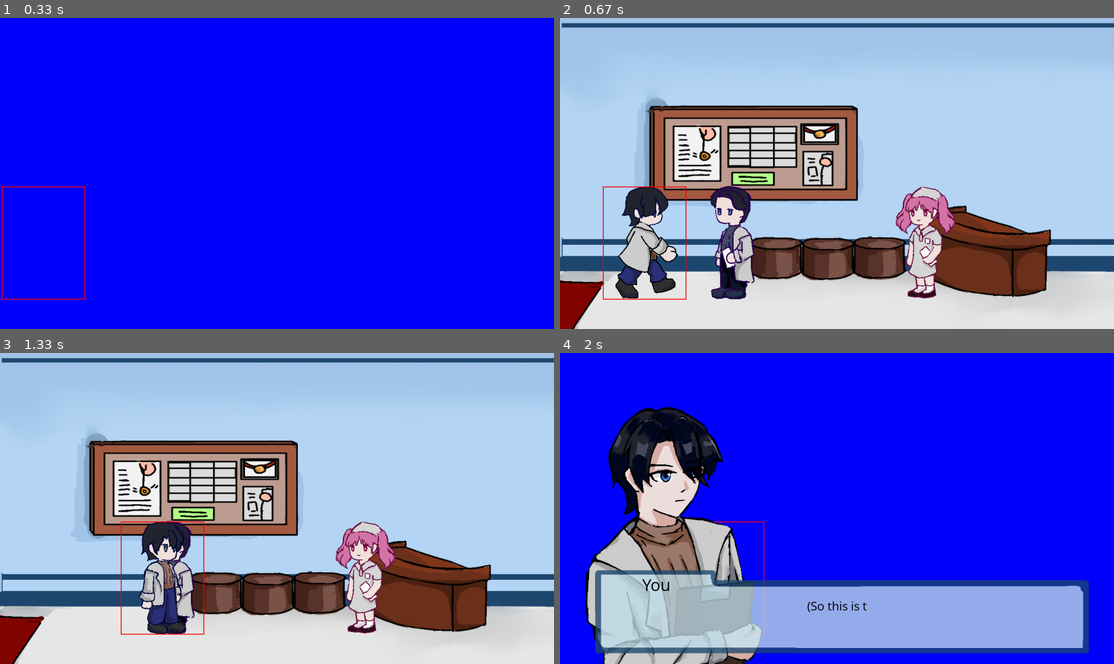
Above: before the commit, frames 1-4 (two rows, left to right).
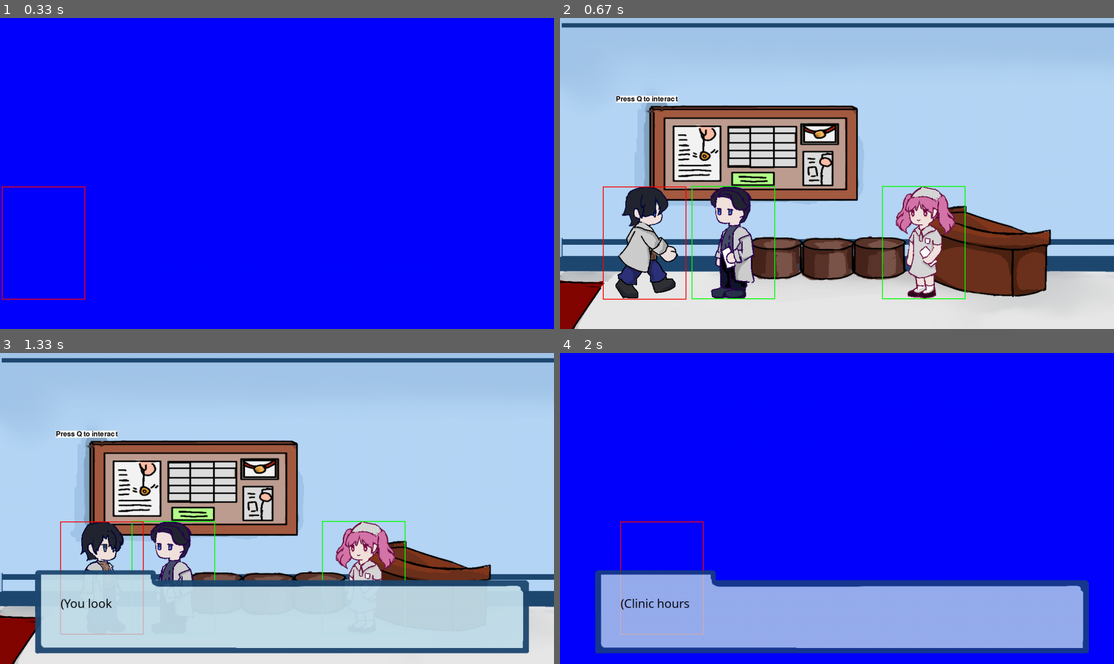
Above: after the commit, the same moments.

Repository: JoyYU271/2510-CSP1123-3-09
Game: pygame game, started from Intro1.py
The game is run twice, just before and just after one commit, with the same random seed, the same clock (stepped at 60 frames per second) and the same inputs.
Inputs:
- Up to frame 1 (0.33 s): no input
- Up to frame 2 (0.67 s): hold L from 0.33 s (still down); hold D from 0.33 s (still down)
- Up to frame 3 (1.33 s): release L at 0.8 s; release D at 0.8 s; hold Q 0.83-1.3 s; hold D 0.83-1.3 s
- Up to frame 4 (2 s): tap Space at 1.33 s; tap T at 1.67 s

Frame 1 is identical in both runs. In frame 2, 0.9% of the frame differs, in the area x 10-74%, y 24-91%; in frame 3, 21%, in the area x 6-96%, y 24-97%; in frame 4, 18%.

Commit message:
Object interaction works

Diff:
--- a/Intro1.py
+++ b/Intro1.py
@@ -609,7 +609,7 @@
 player.camera_group = camera_group
 
 #patient1 = NPC(1000,500,"Zheng")
-#patient2 = NPC(400,500,"Emma")
+#patient2 = NPC(400,500,"Emma")l
 
 #current_dialogue = None
 
@@ -640,23 +640,23 @@
 
         self.unlocked = unlocked
 
-        print(f"Initializing object: {name} at {position} with image: {image_path}")
-
-    def draw(self, surface, offset):
-        if self.image:
-            offset_rect = self.rect.move(-offset[0], -offset[1])
-            surface.blit(self.image, offset_rect)
-            pygame.draw.rect(surface, (0, 255, 0), offset_rect, 2)
-
-            padded_rect = player.rect.inflate(10,10)
-            near_obj = check_object_interaction(padded_rect, interactable_objects)
-            if near_obj:
-                font = pygame.font.Font(None, 24)
-                text = font.render("Press Q to interact", True, (0, 0, 0), (255, 255, 255))
-                for obj in near_obj:
-                    screen_pos = obj.rect.move(-offset[0], -offset[1])
-                    surface.blit(text, (screen_pos.centerx - text.get_width() // 2, screen_pos.top - 20))
-        print(f"Drawing {self.name} at {self.rect.topleft} with offset {offset}. Image exists: {self.image is not None}")
+    #     print(f"Initializing object: {name} at {position} with image: {image_path}")
+
+    # def draw(self, surface, offset):
+    #     if self.image:
+    #         offset_rect = self.rect.move(-offset[0], -offset[1])
+    #         surface.blit(self.image, offset_rect)
+    #         pygame.draw.rect(surface, (0, 255, 0), offset_rect, 2)
+
+    #         padded_rect = player.rect.inflate(10,10)
+    #         near_obj = check_object_interaction(padded_rect, interactable_objects)
+    #         if near_obj:
+    #             font = pygame.font.Font(None, 24)
+    #             text = font.render("Press Q to interact", True, (0, 0, 0), (255, 255, 255))
+    #             for obj in near_obj:
+    #                 screen_pos = obj.rect.move(-offset[0], -offset[1])
+    #                 surface.blit(text, (screen_pos.centerx - text.get_width() // 2, screen_pos.top - 20))
+    #     print(f"Drawing {self.name} at {self.rect.topleft} with offset {offset}. Image exists: {self.image is not None}")
 
     def interaction(self):
         if self.dialogue_id:
@@ -671,21 +671,6 @@
             print(f"You see {self.name}.")
 
 interactable_objects = []
-
-#for obj_id, obj_info in object_data.items():
-#     name=obj_info["name"]
-#     pos = obj_info["position"]
-#     image = obj_info.get("image")
-#     image_path_str=image_path.get(image, None)
-#     dialogue_id=obj_info["dialogue_id"]
-#     start_node=obj_info["start_node"]
-#     active=obj_info.get("active", True)
-#     text = obj_info.get("text")
-#     next_room = obj_info.get("next_room")
-#     unlocked=obj_info.get("unlocked", True)
-
-#     obj = InteractableObject(name, pos, dialogue_id, start_node, image_path=image_path_str, active=active, text=text, next_room=next_room, unlocked=unlocked)
-#     interactable_objects.append(obj)
 
 def check_object_interaction(player_rect, interactable_objects):
     return [obj for obj in interactable_objects if obj.active and player_rect.colliderect(obj.rect)]
@@ -819,9 +804,8 @@
 
 class Game:
     def __init__(self):
-        pygame.init()
         self.clock = pygame.time.Clock()
-        self.screen = pygame.display.set_mode((screen_width, screen_height))
+        self.screen = screen
         self.player = player
         self.npc_manager = NPCManager()
         self.current_dialogue = None
@@ -833,7 +817,7 @@
         self.gameStateManager = GameStateManager('start')
         self.intro = SimpleChapterIntro(self.screen, self.gameStateManager)
         self.start = Start(self.screen, self.gameStateManager, self.intro)
-        self.level = Rooms(self.screen, self.gameStateManager, self.player, self.npc_manager, self.screen, self)
+        self.level = Rooms(self.screen, self.gameStateManager, self.player, self.npc_manager, self)
 
         self.intro.completed_callback = lambda: self.gameStateManager.set_state('level')
 
@@ -885,9 +869,12 @@
                     sys.exit()
 
                 if event.type == pygame.VIDEORESIZE:
+                    global screen_width, screen_height  # Update global constants?
                     screen_width, screen_height = event.w, event.h
+                    self.screen = pygame.display.set_mode((screen_width, screen_height), pygame.RESIZABLE)  #Re-set screen
+
                     # Optional: tell the camera group about the new size
-                    camera_group.display_surface = screen
+                    camera_group.display_surface = self.screen
                     camera_group.half_w = screen_width // 2
                     camera_group.half_h = screen_height // 2
 
@@ -898,7 +885,7 @@
                             if isinstance(self.current_dialogue, ObjectDialogue):
                                 self.current_dialogue.handle_space()
                         else:
-                            interacted_obj = check_object_interaction(player.rect, interactable_objects)
+                            interacted_obj = check_object_interaction(self.player.rect, interactable_objects)
                             if interacted_obj:
                                 obj = interacted_obj[0]
                                 self.current_dialogue = ObjectDialogue(obj, self)
@@ -909,8 +896,8 @@
             else:
                 self.states[currentState].run()
 
-            for obj in interactable_objects:
-                obj.draw(self.screen, camera_group.offset)
+            # for obj in interactable_objects:
+            #     obj.draw(self.screen, camera_group.offset)
 
             screen_pos = player.rect.move(-camera_group.offset.x, -camera_group.offset.y)
             pygame.draw.rect(self.screen, (255, 0, 0), screen_pos, 2)  # red box = player
@@ -944,32 +931,30 @@
 #make plan to change by colliderect/position of player.rect
 
 class Rooms:    # class Level in tutorial
-    def __init__(self, display, gameStateManager, player, npc_manager, screen, current_dialogue_ref):
+    def __init__(self, display, gameStateManager, player, npc_manager, game_ref):   # Added game_ref for current_dialogue_ref
         self.display = display
         self.gameStateManager = gameStateManager
+
+        self.player = player
+        self.npc_manager = npc_manager
+        self.current_dialogue_ref = game_ref
+
+        self.space_released = True
+        self.cutscene_active = False
+        self.dean_exiting = False
+        self.last_npc_name = None
+        self.last_story = None
+        self.visited_doors = set()  #keep track of doors used
+        self.current_room = "room01"
+
         self.background = pygame.image.load("picture/Map Art/Map clinic.png").convert_alpha()
         camera_group.set_background(self.background)
-
-        self.player = player
-        self.npc_manager = npc_manager
-        self.screen = screen
-
-        self.current_dialogue_ref = current_dialogue_ref
-        self.space_released = True
-        self.cutscene_active = False
-
-        self.dean_exiting = False
-
-        self.last_npc_name = None
-        self.last_story = None
-
-        self.visited_doors = set()  #keep track of doors used
-        self.current_room = "room01"
+        self.load_room(self.current_room)
+
         self.fading = False
         self.fade_alpha = 0
 
     def load_room(self, room_name, facing="left"):
-        print(f"Loading room: {room_name}")
         if facing == "left":
             self.player.flip = True
             self.player.direction = -1
@@ -977,45 +962,66 @@
             self.player.flip = False
             self.player.direction = 1
 
+        print(f"Loading room: {room_name}")
+        self.current_room = room_name   #Update current_room
+
         # Remove NPCs from both npc_manager and camera_group
         for npc in self.npc_manager.npcs:
             camera_group.remove(npc)
         self.npc_manager.npcs.clear()
 
+        for obj in interactable_objects:
+            camera_group.remove(obj)
+            camera_group.background_layer_sprites.remove(obj)
+            camera_group.foreground_layer_sprites.remove(obj)
         interactable_objects.clear()
 
+        # Load background for new room
         if room_name == "Player_room":
             self.background = pygame.image.load("picture/Map Art/Player room.png").convert_alpha()
+            self.player.rect.topleft = (1100, 420)
         elif room_name == "room01":
             self.background = pygame.image.load("picture/Map Art/Map clinic.png").convert_alpha()
 
         camera_group.set_background(self.background)
 
-
-        print(f"Object data: {object_data}")
-
         for obj_id, obj_info in object_data.items():
-            print(f"Checking object: {obj_id} with rooms: {obj_info.get('rooms', [])} for room: {room_name}")
             if room_name in obj_info.get("rooms", []):
-                print(f"Loaded object: {obj_info['name']} at {obj_info['position']}")
                 name = obj_info["name"]
                 pos = obj_info["position"]
-                image = obj_info.get("image")
-                image_path_str=image_path.get(image, None)
+                image_key = obj_info.get("image")
+                image_path_str=image_path.get(image_key, None)
                 dialogue_id=obj_info["dialogue_id"]
                 start_node=obj_info["start_node"]
                 active=obj_info.get("active", True)
                 text = obj_info.get("text")
                 next_room = obj_info.get("next_room")
                 unlocked=obj_info.get("unlocked", True)
-
-                obj = InteractableObject(name, pos, dialogue_id, start_node, image_path=image_path_str, active=active, text=text, next_room=next_room, unlocked=unlocked)
-                interactable_objects.append(obj)
+                draw_layer = obj_info.get("draw_layer", "mid_layer")
+
+                if image_path_str:
+                    obj = InteractableObject(name, pos, dialogue_id, start_node, image_path=image_path_str, active=active, text=text, next_room=next_room, unlocked=unlocked)
+                    interactable_objects.append(obj)
+
+                # --- NEW: Add to the correct CameraGroup layer ---
+                    if draw_layer == "background":
+                        camera_group.background_layer_sprites.add(obj)
+                        print(f"Added {name} to background layer.")
+                    elif draw_layer == "foreground":
+                        camera_group.foreground_layer_sprites.add(obj)
+                        print(f"Added {name} to foreground layer.")
+                    else: # Default or "mid_layer"
+                        camera_group.add(obj) # Add to the main camera group for Y-sorting with characters
+                        print(f"Added {name} to mid layer (main group).")
+                else:
+                    print(f"Warning: No image path found for object '{name}' (image_key: {image_key}). Not adding to game.")
+
+
                 print(f"SUCCESS: Loaded object: {name} for room: {room_name}")
+
         print(f"Total interactable objects loaded for {room_name}: {len(interactable_objects)}")
+
         if room_name == "Player_room":
-            self.player.rect.topleft = (1100, 420)  # reset player position
-
             patient1 = NPC(800,550,"Zheng")
             self.npc_manager.add_npc(patient1)
             camera_group.add(patient1)
@@ -1035,9 +1041,9 @@
 
         # --- Movement ---
         if not self.current_dialogue_ref.current_dialogue or not self.current_dialogue_ref.current_dialogue.talking:
-              is_moving = self.player.move(moving_left,moving_right)
+            is_moving = self.player.move(moving_left,moving_right)
         else:
-              is_moving = False
+            is_moving = False
         self.player.update_animation(is_moving)
 
         # --- Dialogue logic ---
@@ -1097,6 +1103,17 @@
 
         camera_group.custom_draw(self.player)
 
+        padded_rect = player.rect.inflate(10,10)
+        near_obj = check_object_interaction(padded_rect, interactable_objects)
+        if near_obj:
+            font = pygame.font.Font(None, 24)
+            text_surf = font.render("Press Q to interact", True, (0, 0, 0), (255, 255, 255))
+            for obj in near_obj:
+                # Calculate screen position based on camera offset
+                screen_pos = obj.rect.topleft - camera_group.offset # Use camera_group.offset
+                self.display.blit(text_surf, (screen_pos.x - text_surf.get_width() // 2, screen_pos.y - 20))
+
+
         # --- Draw dialogue if active ---
         if self.current_dialogue_ref.current_dialogue:
             self.current_dialogue_ref.current_dialogue.update()
--- a/object_dialogue.json
+++ b/object_dialogue.json
@@ -29,5 +29,13 @@
         "(A flyer on Hypnotherapy... This is the therapy Father has been practicing and promoting his whole life.)"
       ]
     }
+  },
+
+  "machine_dialogue": {
+    "start": {
+      "text": [
+        "(You should talk to the patient first.)"
+      ]
+    }
   }
 }
--- a/objects.json
+++ b/objects.json
@@ -6,7 +6,8 @@
     "dialogue_id": "table_dialogue",
     "start_node": "start",
     "active": true,
-    "rooms": ["room01"]
+    "rooms": ["room01"],
+    "draw_layer": "background"
   },
 
   "door01":{
@@ -17,6 +18,7 @@
     "start_node": "start",
     "active": true,
     "rooms": ["room01"],
+    "draw_layer": "background",
 
     "next_room": "Player_room",
     "first_time_text": [
@@ -32,27 +34,35 @@
     "start_node": "start",
     "active": true,
     "unlocked": false,
-    "next_room": "Dean_room"
+    "next_room": "Dean_room",
+    "rooms": ["room01"],
+    "draw_layer": "background"
   },
 
   "board":{
     "name": "Notice board",
-    "position": [300, 200],
+    "position": [200, 200],
     "image": "Board",
     "dialogue_id": "board_dialogue",
     "start_node": "start",
     "active": true,
-    "rooms": ["room01"]
+    "rooms": ["room01"],
+    "draw_layer": "background"
   },
 
   "machine": {
     "name": "Machine",
-    "position": [100, 200],
+    "position": [1000, 300],
     "image": "Machine",
     "dialogue_id": "machine_dialogue",
     "start_node": "start",
     "active": true,
-    "next_room": "subc.Z_01",
-    "rooms": ["Player_room"]
+    "rooms": ["Player_room"],
+    "draw_layer": "background",
+
+    "next_room": "Player_room",
+    "first_time_text": [
+      {"node": "start"}
+    ]
   }
 }
--- a/shared.py
+++ b/shared.py
@@ -3,6 +3,7 @@
 
 camera_group = None
 screen = None
+interactable_objects = []
 
 class CameraGroup(pygame.sprite.Group):
     def __init__(self, player, npc_manager, screen):
@@ -12,6 +13,16 @@
         self.player = player
         self.npc_manager = npc_manager
         self.screen = screen
+
+         # New: Separate lists for drawing order
+        self.background_layer_sprites = pygame.sprite.Group() # For objects drawn BEFORE characters (e.g., floor, walls, tables characters walk 'in front of')
+        self.foreground_layer_sprites = pygame.sprite.Group() # For objects drawn AFTER characters (e.g., lamps, overhead signs, characters walk 'behind')
+                                                              # The main 'self' group will effectively be for characters and other sprites that need Y-sorting with them.
+
+        # New: Create separate groups for different drawing layers if needed
+        # For simple foreground/background objects, just a list of "background" objects
+        self.background_objects = []
+        self.foreground_objects = []
 
         # camera offset
         self.offset = pygame.math.Vector2()
@@ -27,8 +38,6 @@
         self.camera_rect = pygame.Rect(l, t, w, h)
 
         self.background = None
-
-
         self.world_width = 2488
         self.world_height = 720
 
@@ -79,8 +88,40 @@
             offset_bg = pygame.Vector2(0,0) - self.offset
             self.display_surface.blit(self.background, offset_bg)
 
+        # 2. Draw 'background' objects (objects the player/NPC stands IN FRONT OF)
+        #    Sort these by y-coordinate too if they can overlap
+        for sprite in sorted(self.background_objects, key=lambda spr: spr.rect.centery):
+            offset_pos = sprite.rect.topleft - self.offset
+            if hasattr(sprite, 'image') and sprite.image and hasattr(sprite, 'rect') and sprite.rect:
+                flipped_image = pygame.transform.flip(sprite.image, sprite.flip, False) if hasattr(sprite, 'flip') else sprite.image
+                self.display_surface.blit(flipped_image, offset_pos)
+                debug_rect = pygame.Rect(offset_pos[0], offset_pos[1], sprite.rect.width, sprite.rect.height)
+                pygame.draw.rect(self.display_surface, (0, 0, 255), debug_rect, 1)
+
         #Draw characters after
         for sprite in sorted(self.sprites(), key=lambda spr: (spr.rect.centery, spr != player)):
             offset_pos = sprite.rect.topleft - self.offset
             flipped_image = pygame.transform.flip(sprite.image, sprite.flip, False)
             self.display_surface.blit(flipped_image, offset_pos)
+
+            debug_rect = pygame.Rect(offset_pos[0], offset_pos[1], sprite.rect.width, sprite.rect.height)
+            pygame.draw.rect(self.display_surface, (0, 255, 0), debug_rect, 2)
+
+        all_draw_sprites = []
+        for sprite in self.sprites():
+            if sprite not in self.background_objects: # Don't draw if already drawn as background_object
+                all_draw_sprites.append(sprite)
+
+        for sprite in sorted(all_draw_sprites, key=lambda spr: spr.rect.centery): # No special player sorting needed yet
+            offset_pos = sprite.rect.topleft - self.offset
+
+            if hasattr(sprite, 'image') and sprite.image and hasattr(sprite, 'rect') and sprite.rect:
+                # Decide if sprite needs flipping based on its type
+                if hasattr(sprite, 'flip'): # Assuming player and NPCs have 'flip' attribute
+                    flipped_image = pygame.transform.flip(sprite.image, sprite.flip, False)
+                else: # Generic object, no flip needed (or default to False)
+                    flipped_image = sprite.image
+
+                self.display_surface.blit(flipped_image, offset_pos)
+                debug_rect = pygame.Rect(offset_pos[0], offset_pos[1], sprite.rect.width, sprite.rect.height)
+                pygame.draw.rect(self.display_surface, (0, 255, 0), debug_rect, 2) # Green for regular objects
Binary file changed: Object_image/Machine.png
